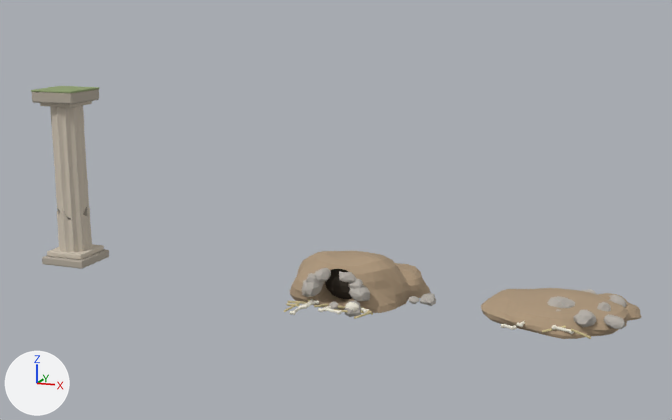
The Blender file Assets/Art/Models/Ruins/_Source/GrassLandGimmicks.blend as it was, and as the next commit left it.
Rendered twice from a camera (50 mm lens) standing at (153.1, -208.1, 70.3) and looking at (76.8, -1.2, 20.6). Arrows for +X, +Y and +Z are at lower left; the lights stay in place. The older version comes first.

The scene before the commit, as lines of its bpy script (objects in view):
```python
ob_hyenaden = bpy.data.objects.new('HyenaDen', me_hyenaden)
ob_hyenaden.location = (80.0, 0.0, 0.0)
ob_hyenadenbroken = bpy.data.objects.new('HyenaDenBroken', me_hyenadenbroken)
ob_hyenadenbroken.location = (130.0, 0.0, 0.0)
ob_ruinpillarbase = bpy.data.objects.new('RuinPillarBase', me_ruinpillarbase)
ob_ruinpillarbase.location = (0.0, 0.0, 0.0)
ob_ruinpillartop = bpy.data.objects.new('RuinPillarTop', me_ruinpillartop)
ob_ruinpillartop.location = (0.0, 0.0, 14.0)
```
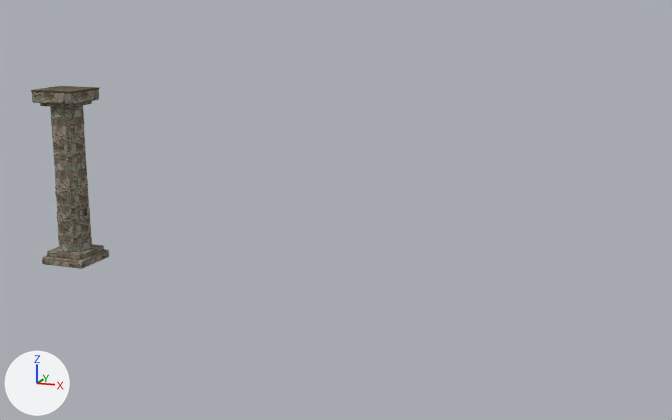
The change, as a diff of the scene's bpy script:
```diff
--- a/Assets/Art/Models/Ruins/_Source/GrassLandGimmicks.blend.py
+++ b/Assets/Art/Models/Ruins/_Source/GrassLandGimmicks.blend.py
@@ img_settle_stone_png_001 @@
+img_settle_stone_png_001 = load_image('Settle_Stone.png.001', '../Settle_Stone.png', 1024, 1024, 'sRGB')
@@ img_settle_stone_png @@
+img_settle_stone_png = load_image('Settle_Stone.png', '../Settle_Stone.png', 1024, 1024, 'sRGB')
@@ mat_pillarstonedark @@
 mat_pillarstonedark = principled_material('PillarStoneDark')
-mat_pillarstonedark.base_color = (0.45, 0.4, 0.33)  # grey #b3aa9b
+mat_pillarstonedark.texture = img_settle_stone_png
 mat_pillarstonedark.roughness = 0.9
@@ mat_pillarstone @@
 mat_pillarstone = principled_material('PillarStone')
-mat_pillarstone.base_color = (0.62, 0.55, 0.45)  # pale yellow #cec4b3
+mat_pillarstone.texture = img_settle_stone_png_001
 mat_pillarstone.roughness = 0.9
@@ ob_hyenaden @@
 ob_hyenaden.location = (80.0, 0.0, 0.0)
+ob_hyenaden.hide_render = True
@@ ob_hyenadenbroken @@
 ob_hyenadenbroken.location = (130.0, 0.0, 0.0)
+ob_hyenadenbroken.hide_render = True
```

Changed parts and their boxes (x1, y1, x2, y2) in the pictures (672 x 420 px):
'HyenaDen', hidden: before (284, 251, 436, 319)
'HyenaDenBroken', hidden: before (481, 288, 641, 339)
'RuinPillarTop', surface changed (darker): (31, 86, 99, 220) in both
'RuinPillarBase', surface changed (darker): (42, 208, 109, 269) in both
